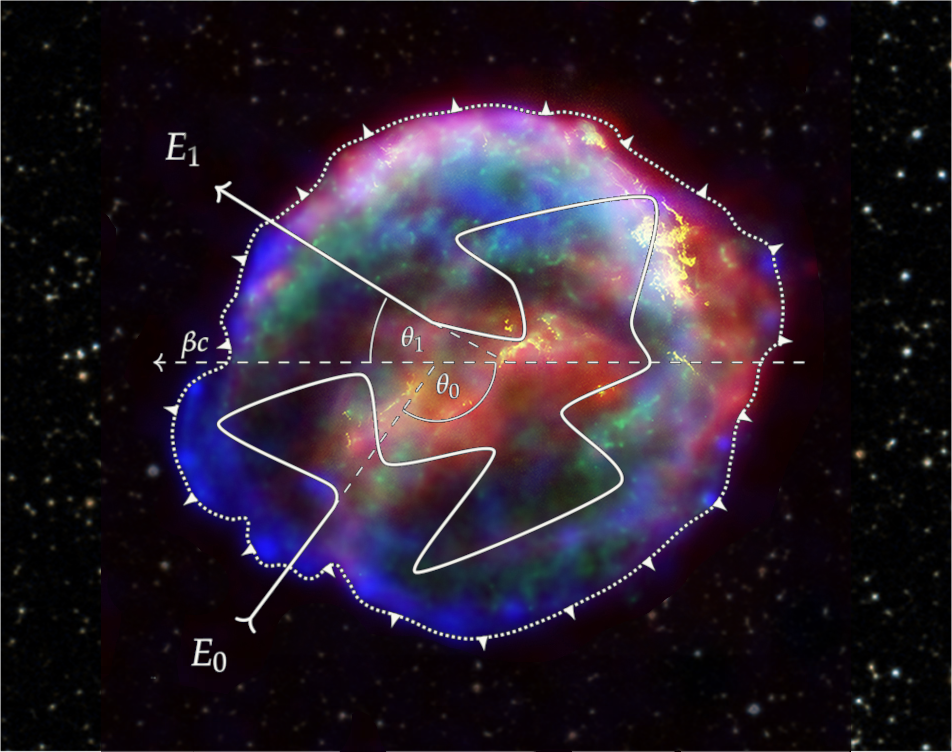
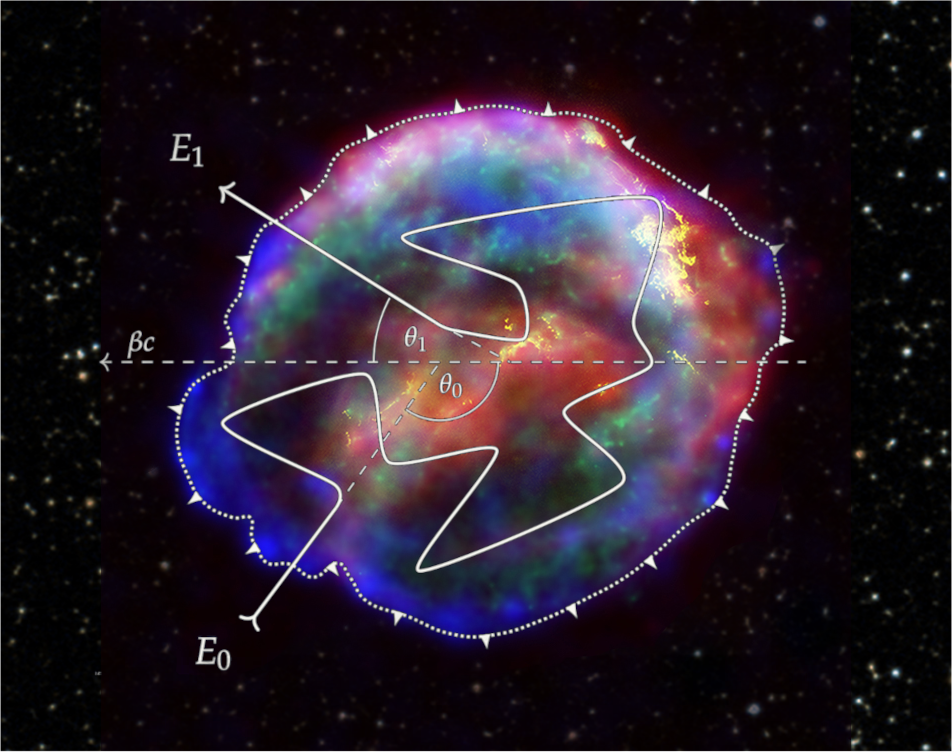
Comparing the layer stacks of the two 952 x 752 images. Changes:
painted on "Keplers_supernova.jpg" over [94, 1, 851, 752]